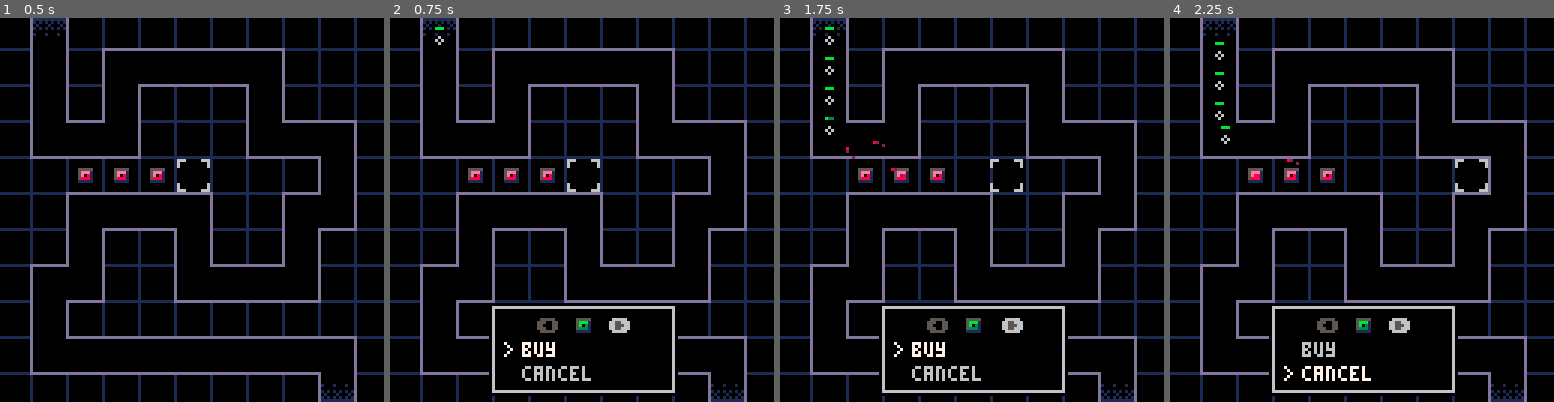
Above: before the commit, frames 1-4 (left to right).
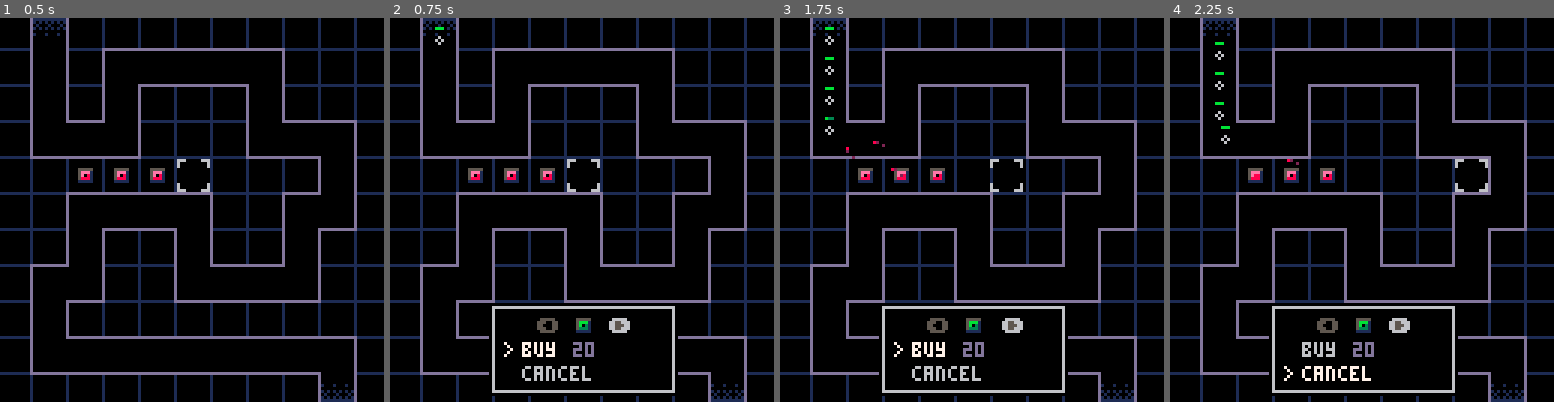
Above: after the commit, the same moments.

Repository: beardedsakimonkey/pixel_td.p8
Game: PICO-8 cartridge pixel_td.p8
Two runs of this game, one before a commit and one after it. Both use one fixed random seed, a clock stepped at 60 frames per second and the inputs below.
Inputs:
- Up to frame 1 (0.5 s): tap X (X key) at 0.33 s
- Up to frame 2 (0.75 s): tap O (Z key) at 0.7 s
- Up to frame 3 (1.75 s): tap X (X key) at 1.07 s; hold Right from 1.6 s (still down); tap O (Z key) at 1.7 s
- Up to frame 4 (2.25 s): tap X (X key) at 1.85 s; release Right at 2.1 s; tap O (Z key) at 2.1 s; hold Up from 2.15 s (still down)

Frame 1 is identical in both runs. In frame 2, 0.1% of the frame differs, in the area x 47-54%, y 84-89%; in frame 3, 0.1%; in frame 4, 0.1%.

Commit message:
add menu prices

Diff:
--- a/menu.lua
+++ b/menu.lua
@@ -10,8 +10,7 @@
         w=cfg.w, h=cfg.h,
         is_open=false,
         items={},
-        sel_item=1,
-        items_y=cfg.items_y,
+        cur_idx=1,
     }
     setmetatable(m, {__index = Menu})
     return m
@@ -27,23 +26,23 @@
     end
 
     for i, item in ipairs(self.items) do
-        local color = (i == self.sel_item) and C.white or C.light_gray
-        print(item.text, self.x+9, self.y+self.items_y+8*(i-1), color)
+        local color = (i == self.cur_idx) and C.white or C.light_gray
+        print(item.text, self.x+9, self.y+item.y, color)
     end
 
-    print('>', self.x+3, self.y+self.items_y+8*(self.sel_item-1), C.white)
+    print('>', self.x+3, self.y+self.items[self.cur_idx].y, C.white)
 end
 
 function Menu:update()
     if not self.is_open then return end
     if btnp(B.up) then
-        self.sel_item = wrap(1, self.sel_item-1, #self.items)
+        self.cur_idx = wrap(1, self.cur_idx-1, #self.items)
     end
     if btnp(B.down) then
-        self.sel_item = wrap(1, self.sel_item+1, #self.items)
+        self.cur_idx = wrap(1, self.cur_idx+1, #self.items)
     end
     if btnp(B.z) then
-        self.items[self.sel_item].cb(self)
+        self.items[self.cur_idx].cb(self)
         self:close()
     end
     if btnp(B.x) then
@@ -56,15 +55,15 @@
 end
 
 function Menu:open()
-    self.sel_item = 1
+    self.cur_idx = 1
     self.is_open = true
 end
 --------------------------------------------------------------------------------
 
 function init_menus()
-    buy_menu = Menu.new({x=35, y=97, w=59, h=27, items_y=11})
-    add(buy_menu.items, {text='buy',    cb=do_buy})
-    add(buy_menu.items, {text='cancel', cb=buy_menu.close})
+    buy_menu = Menu.new({x=35, y=97, w=59, h=27})
+    add(buy_menu.items, {text='buy',    y=11+8*0, cb=do_buy})
+    add(buy_menu.items, {text='cancel', y=11+8*1, cb=buy_menu.close})
 
     buy_menu.sel_twr = 1
 
@@ -99,16 +98,24 @@
             print('➡️', self.x+38, self.y+3, C.dark_gray)
         end
         spr(self.sel_twr, self.x+26, self.y+2)
+        print('20', self.x+26, self.y+11+8*0, C.indigo)
     end
 
-    upg_menu = Menu.new({x=35, y=89, w=59, h=36, items_y=12})
-    add(upg_menu.items, {text='upgrade', cb=do_upgrade})
-    add(upg_menu.items, {text='sell',    cb=do_sell})
-    add(upg_menu.items, {text='cancel',  cb=upg_menu.close})
+    buy_menu.open = function(self)
+        Menu.open(self)
+        self.sel_twr = 1
+    end
+
+    upg_menu = Menu.new({x=35, y=89, w=59, h=36})
+    add(upg_menu.items, {text='upgrade', y=12+8*0, cb=do_upgrade})
+    add(upg_menu.items, {text='sell',    y=12+8*1, cb=do_sell})
+    add(upg_menu.items, {text='cancel',  y=12+8*2, cb=upg_menu.close})
 
     upg_menu.draw = function(self)
         if not self.is_open then return end
         Menu.draw(self)
+        print('20', self.x+44, self.y+12+8*0, C.indigo)
+        print('20', self.x+44, self.y+12+8*1, C.indigo)
         spr(self.twr, self.x+26, self.y+2)
     end
 
